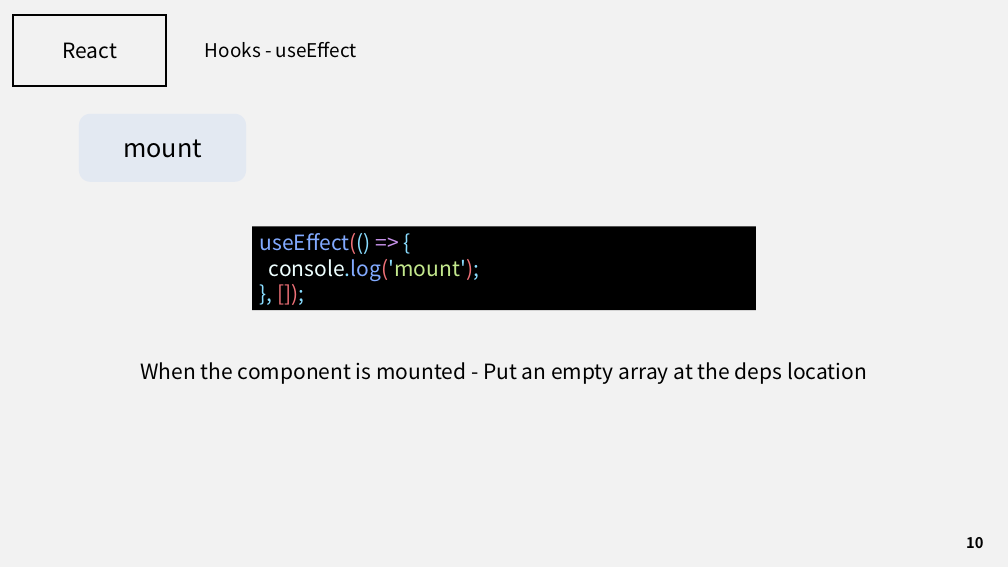
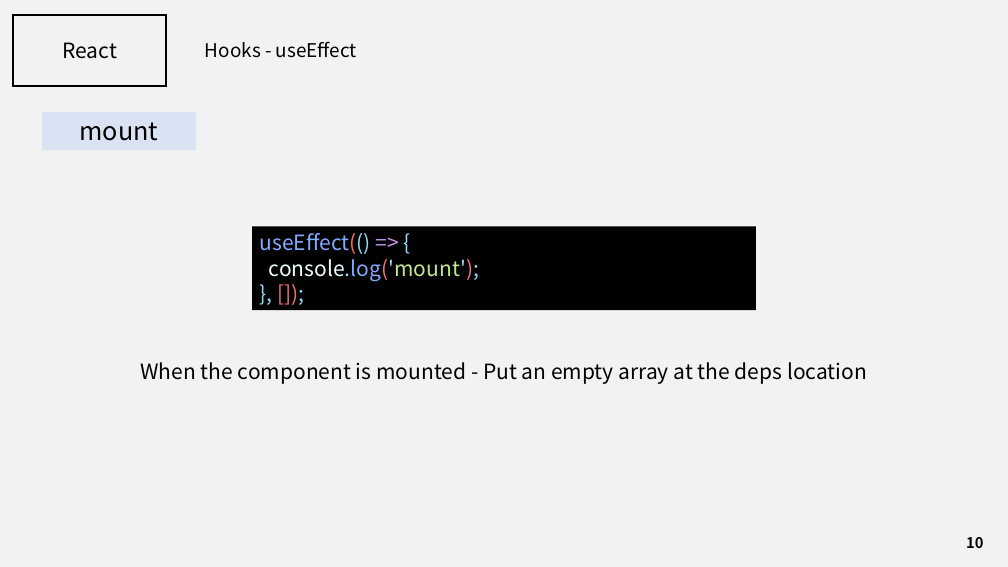
Before and after one commit to J3SUNG/Seminar, a slide deck: slide 10 of 210215_React_2.pptx. Drawn at 1008x567 pixels with LibreOffice and Linux fonts; fonts in the diff are those of the drawing. Boxes give left, top, right and bottom in pixels: in the first picture for what was removed or moved away, otherwise in the second. Text is boxed around its words. In the diff, an @@ line names an element or a change of style, - is before the commit and + after.

```diff
--- a/210215_React_2.pptx
+++ b/210215_React_2.pptx
@@ rectangle "mount": place and size @@
-rectangle "mount" at [79,113,246,181]
+rectangle "mount" at [42,112,196,150]
@@ rectangle "mount" at [42,112,196,150]: vertical alignment middle to top; rounded rectangle to rectangle; fill #DAE3F3 at 60% opacity to #DAE3F3 @@
```
Also in this commit, not shown: 4 other slides changed, 9 slides added, 1 other file.
